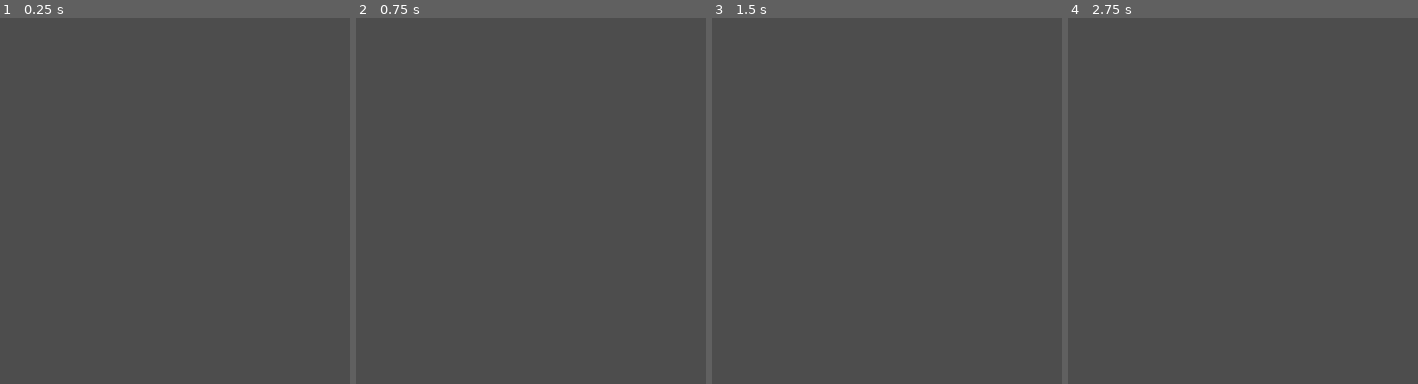
Above: before the commit, frames 1-4 (left to right).
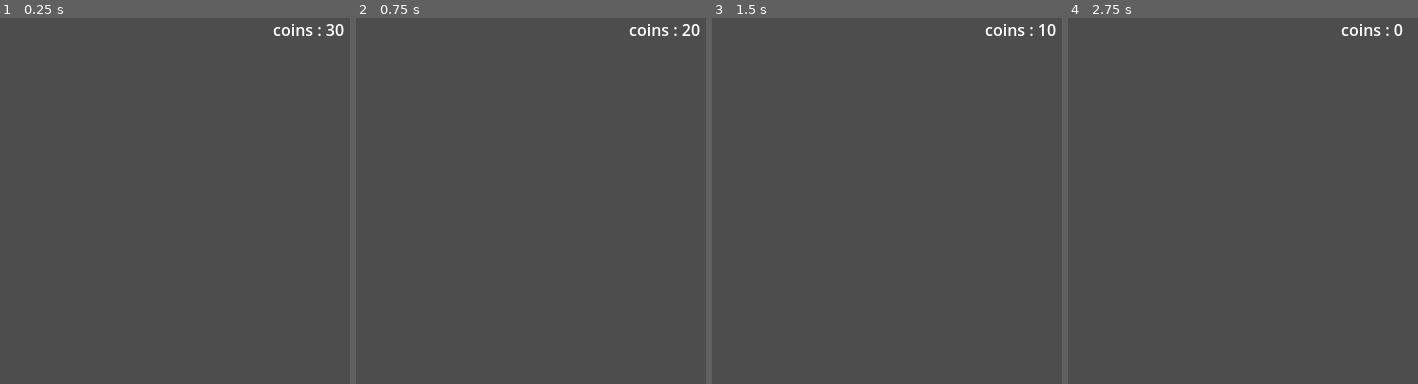
Above: after the commit, the same moments.

Repository: youchanje30/Help-Me-KeyBoard-Warrior
Game: Godot game, scene res://Scenes/test_main.tscn
Same seed, same stepped clock (60 frames per second), same inputs: the game is played once before the commit and once after it.
Inputs (mouse positions are % of the whole screen's width and height, from its top left):
- Up to frame 1 (0.25 s): no input
- Up to frame 2 (0.75 s): click (90, 96) at 0.5 s
- Up to frame 3 (1.5 s): click (90, 96) at 1.25 s
- Up to frame 4 (2.75 s): click (90, 96) at 2 s
The pictures show only the part of the screen within x 50-100%, y 0-50%; the shares and areas given below are measured in that part.

The runs differ from the first frame. In frame 1, 0.3% of the frame differs, in the area x 78-99%, y 1-5%; in frame 2, 0.3%; in frame 3, 0.3%; in frame 4, 0.2%.

Commit message:
Add UIMananger
simpole uimanager

Diff:
--- a/Scenes/test_main.tscn
+++ b/Scenes/test_main.tscn
@@ -1,11 +1,10 @@
 [gd_scene load_steps=4 format=3 uid="uid://cbkfpumh27t1n"]
 
 [ext_resource type="PackedScene" uid="uid://d2mgkbc7a06ri" path="res://Scenes/keyboard.tscn" id="1_7ms1x"]
-[ext_resource type="Script" path="res://Scripts/Managers/GameManager.gd" id="1_qhd4o"]
 [ext_resource type="PackedScene" uid="uid://m6tseodvlm4g" path="res://Scenes/Keys/SpecificKeys/EnterKey.tscn" id="2_fcrxf"]
+[ext_resource type="Script" path="res://Scripts/Managers/UIManager.gd" id="4_m8e2n"]
 
 [node name="TestMain" type="Node"]
-script = ExtResource("1_qhd4o")
 
 [node name="Keyboard" parent="." instance=ExtResource("1_7ms1x")]
 
@@ -15,7 +14,11 @@
 [node name="EnterKey" parent="." node_paths=PackedStringArray("generator") instance=ExtResource("2_fcrxf")]
 generator = NodePath("../Keyboard")
 
-[node name="Buy Btn" type="Button" parent="."]
+[node name="UI" type="Node" parent="." node_paths=PackedStringArray("_coin_label")]
+script = ExtResource("4_m8e2n")
+_coin_label = NodePath("coins")
+
+[node name="Buy Btn" type="Button" parent="UI"]
 custom_minimum_size = Vector2(50, 50)
 offset_left = 300.0
 offset_top = 450.0
@@ -23,4 +26,11 @@
 offset_bottom = 500.0
 focus_mode = 0
 
-[connection signal="button_down" from="Buy Btn" to="." method="buy_btn"]
+[node name="coins" type="Label" parent="UI"]
+offset_left = 316.0
+offset_top = -227.0
+offset_right = 388.0
+offset_bottom = -204.0
+text = "coins : 00"
+
+[connection signal="button_down" from="UI/Buy Btn" to="UI" method="buy_btn"]
--- a/Scripts/Managers/GameManager.gd
+++ b/Scripts/Managers/GameManager.gd
@@ -1,7 +1,15 @@
 extends Node
 
-var coins : int = 30
 
+@export var ui_controller : UIManager
+
+var coins : int = 30:
+	set(val):
+		coins = val
+		ui_controller.ChangeValueData()
+
+func _ready() -> void:
+	ui_controller = get_tree().get_root().get_node("TestMain").get_node("UI")
 
 #region 재화 관련
 func UseCoin(val):
@@ -17,12 +25,4 @@
 #region 적 골드 관련
 func RewardEnemy():
 	AddCoin(3)
-
 #endregion
-
-
-
-func buy_btn():
-	if not CanUseCoin(10): return
-	UseCoin(10)
-	KeyboardController.BuyRandomKey()
--- /dev/null
+++ b/Scripts/Managers/UIManager.gd
@@ -0,0 +1,15 @@
+extends Node
+class_name UIManager
+
+@export var _coin_label : Label
+
+func ChangeValueData():
+	_coin_label.text = "coins : " + str(GameManager.coins)
+
+func _ready() -> void:
+	ChangeValueData()
+
+func buy_btn():
+	if not GameManager.CanUseCoin(10): return
+	GameManager.UseCoin(10)
+	KeyboardController.BuyRandomKey()
